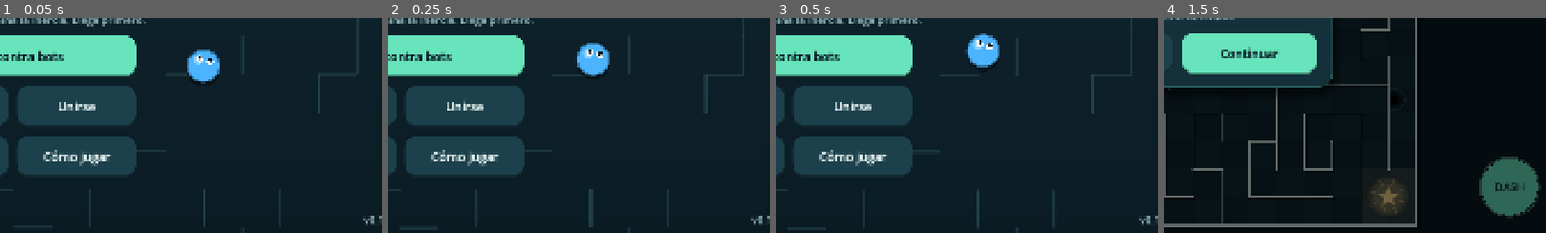
Above: before the commit, frames 1-4 (left to right).
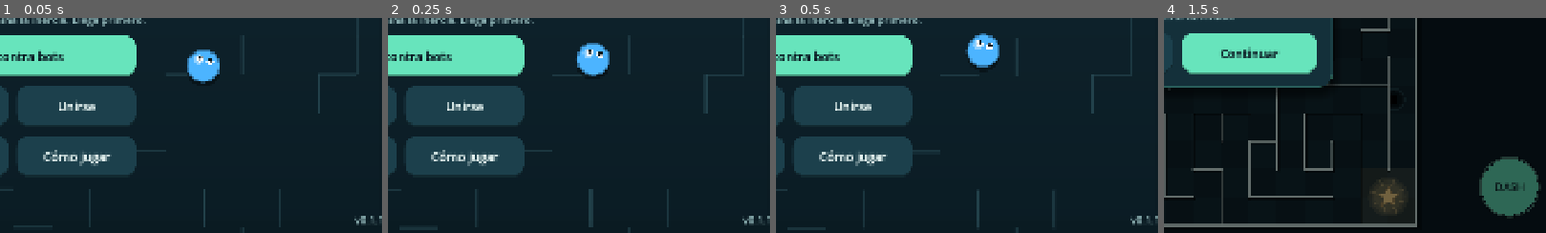
Above: after the commit, the same moments.

Repository: varinia-idk/Pistacho
Game: Godot game, scene res://scenes/main.tscn
Same seed, same stepped clock (60 frames per second), same inputs: the game is played once before the commit and once after it.
Inputs:
- Up to frame 1 (0.05 s): no input
- Up to frame 2 (0.25 s): no input
- Up to frame 3 (0.5 s): no input
- Up to frame 4 (1.5 s): click "Jugar contra bots" at 0.5 s; click "II" at 1.25 s
The pictures show only the part of the screen within x 48-98%, y 49-99%; the shares and areas given below are measured in that part.

The runs differ from the first frame. In frame 1, 0.1% of the frame differs, in the area x 92-98%, y 92-97%; in frame 2, 0.1%; in frame 3, 0.1%; in frame 4, nothing differs.

Commit message:
fix: stabilize client prediction under irregular LAN traffic

Diff:
--- a/project.godot
+++ b/project.godot
@@ -12,7 +12,7 @@
 
 config/name="Pistacho"
 config/description="Pistacho: party game 2D por inclinación para Android."
-config/version="0.1.0"
+config/version="0.1.1"
 run/main_scene="res://scenes/main.tscn"
 config/quit_on_go_back=false
 config/features=PackedStringArray("4.7", "GL Compatibility")
--- a/scripts/autoload/game.gd
+++ b/scripts/autoload/game.gd
@@ -15,6 +15,7 @@
 const Bot = preload("res://scripts/players/bot.gd")
 const TiltReader = preload("res://scripts/input/tilt_reader.gd")
 const Interp = preload("res://scripts/core/interpolation.gd")
+const InputBuffer = preload("res://scripts/core/input_buffer.gd")
 ## Un modo nuevo = una escena más aquí; las rondas alternan en este orden.
 const MODE_SCENES: Array[String] = ["res://scenes/modes/maze.tscn"]
 const COLORS: Array[Color] = [Color("ff5a36"), Color("3fa9f5"), Color("ffd60a"), Color("c56bff")]
@@ -25,7 +26,6 @@
 const ROUND_END_TIME := 3.0
 const INPUT_TIMEOUT := 0.3  ## Sin input remoto durante este tiempo, la inclinación vuelve a cero.
 const HISTORY := 256        ## Inputs predichos que recuerda un cliente (~4 s a 60 Hz).
-const CORRECTION_RATE := 12.0  ## Las correcciones de la predicción se disuelven visualmente a este ritmo.
 
 var phase := Phase.MENU
 var phase_left := 0.0
@@ -47,7 +47,7 @@
 var _clock := Interp.Clock.new()       ## Cliente: reloj del anfitrión y retardo de dibujo.
 var _tracks: Array = []                ## Cliente: Interp.Track por ranura.
 var _time_track := Interp.Track.new()  ## Cliente: tiempo del modo.
-var _last_seq: Array[int] = [0, 0, 0, 0]     ## Anfitrión: último input recibido por ranura.
+var _remote_inputs: Array = []             ## Anfitrión: un InputBuffer por ranura.
 var _seq_in_step: Array[int] = [0, 0, 0, 0]  ## Anfitrión: input usado en el paso físico en curso.
 var _seq_done: Array[int] = [0, 0, 0, 0]     ## Anfitrión: input ya reflejado en las posiciones.
 var _predicted: Player = null          ## Cliente: su propia bola, simulada al instante (net_predict).
@@ -57,6 +57,9 @@
 var _server_fields := PackedFloat32Array()  ## Cliente: último estado del anfitrión para su bola.
 var _predict_clock := 0.0
 var correction_max := 0.0              ## Diagnóstico: mayor corrección reciente de la predicción, px.
+var _commands := PackedVector3Array()
+var _dash_pending := false
+var _server_teleport := 0
 
 
 func _ready() -> void:
@@ -116,9 +119,10 @@
 	if Net.is_host():
 		action(local_slot, kind)
 	elif phase == Phase.PLAYING:
-		Net.send_action.rpc_id(1, kind)
-		if kind == Action.DASH and _predicted:
-			_predicted.dash(_predict_clock)
+		if kind == Action.DASH:
+			_dash_pending = true  # En el mismo comando/tick que la inclinación, en ambos equipos.
+		else:
+			Net.send_action.rpc_id(1, kind)
 
 
 func set_input(slot: int, value: Vector2) -> void:
@@ -126,11 +130,10 @@
 		players[slot].tilt = value.limit_length(1.0)
 
 
-func remote_input(slot: int, value: Vector2, seq: int) -> void:
-	if phase == Phase.PLAYING and seq > _last_seq[slot]:
-		set_input(slot, value)
+func remote_input(slot: int, round_id: int, first_seq: int, commands: PackedVector3Array) -> void:
+	if phase == Phase.PLAYING and round_id == round_index and slot < _remote_inputs.size():
+		_remote_inputs[slot].push(first_seq, commands)
 		_input_age[slot] = 0.0
-		_last_seq[slot] = seq
 
 
 func action(slot: int, kind: Action) -> void:
@@ -151,6 +154,11 @@
 
 
 func _start_round() -> void:
+	_remote_inputs.clear()
+	_seq_in_step.fill(0)
+	_seq_done.fill(0)
+	for slot in SLOTS:
+		_remote_inputs.append(InputBuffer.new())
 	var mode_index := round_index % MODE_SCENES.size()
 	var seed_value := _rng.randi()
 	var cfg := Config.snapshot()
@@ -230,7 +238,6 @@
 func _play_step(delta: float) -> void:
 	# Las posiciones que se envían al final de este tick son del paso anterior: su input es _seq_in_step.
 	_seq_done = _seq_in_step.duplicate()
-	_seq_in_step = _last_seq.duplicate()
 	if local_slot >= 0:
 		set_input(local_slot, tilt.value)
 		if tilt.consume_dash():
@@ -238,8 +245,14 @@
 	for slot in SLOTS:
 		if Net.is_remote_human(slot):
 			_input_age[slot] += delta
+			var buffer: InputBuffer = _remote_inputs[slot]
+			var command := buffer.advance()
+			set_input(slot, Vector2(command.x, command.y))
+			_seq_in_step[slot] = buffer.sequence
 			if _input_age[slot] > INPUT_TIMEOUT:
 				players[slot].tilt = Vector2.ZERO
+			elif command.z > 0.5:
+				action(slot, Action.DASH)
 	for slot: int in bots:
 		bots[slot].think(mode, players[slot], delta)
 	mode.physics_step(delta)
@@ -273,15 +286,15 @@
 	phase_changed.emit(phase)
 
 
-## [reloj de simulación, tiempo del modo] y, por ranura, slot + PlayerView.STATE_FIELDS valores.
+## [reloj de simulación, tiempo del modo, ronda] y, por ranura, slot + PlayerView.STATE_FIELDS valores.
 func _pack_state() -> PackedFloat32Array:
-	var data := PackedFloat32Array([_sim_clock, mode.time])
+	var data := PackedFloat32Array([_sim_clock, mode.time, round_index])
 	for player in players:
 		var view := player.view
 		data.append_array([player.slot, player.position.x, player.position.y, player.radius,
 			PlayerView.FLAG_SHIELD if view.invulnerable else 0,
 			player.linear_velocity.x, player.linear_velocity.y, view.falling, view.dash_ready, view.boost,
-			_seq_done[player.slot]])
+			_seq_done[player.slot], player.teleport_id])
 	return data
 
 
@@ -326,7 +339,6 @@
 			_predicted.setup(slot, COLORS[slot], true, cfg)
 			_predicted.position = spawns[slot]  # Aún fuera del espacio físico.
 			mode.add_child(_predicted)
-			_predicted.view.physics_interpolation_mode = Node.PHYSICS_INTERPOLATION_MODE_OFF
 			views.append(_predicted.view)
 			continue
 		var view := PlayerView.new()
@@ -338,7 +350,12 @@
 		mode.add_child(view)
 		views.append(view)
 	_history.clear()
-	_reconciled = _input_seq
+	_input_seq = 0
+	_reconciled = 0
+	_predict_clock = 0.0
+	_commands.clear()
+	_dash_pending = false
+	_server_teleport = 0
 	_server_fields = PackedFloat32Array()
 	_clock.reset()
 	_time_track = Interp.Track.new()
@@ -368,14 +385,16 @@
 
 func apply_state(data: PackedFloat32Array) -> void:
 	var stride := 1 + PlayerView.STATE_FIELDS
-	if Net.is_host() or mode == null or _tracks.size() < SLOTS or data.size() < 2 + SLOTS * stride:
+	if Net.is_host() or mode == null or _tracks.size() < SLOTS or data.size() != 3 + SLOTS * stride:
+		return
+	if int(data[2]) != round_index or (not _time_track.is_empty() and data[0] <= _time_track.newest()):
 		return
 	var server_time := data[0]
 	_clock.observe(server_time, Time.get_ticks_usec() / 1e6, 1.0 / mode.cfg["net_state_hz"],
 		Config.value("net_delay_min"), Config.value("net_delay_max"))
 	_time_track.push(server_time, PackedFloat32Array([data[1]]))
 	for i in SLOTS:
-		var base := 2 + i * stride
+		var base := 3 + i * stride
 		var slot := int(data[base])
 		if slot < 0 or slot >= SLOTS:
 			continue
@@ -394,6 +413,12 @@
 	var server_velocity := Vector2(fields[4], fields[5])
 	var falling := fields[6] > 0.0
 	_predicted.hold(falling)
+	if int(fields[10]) != _server_teleport:
+		_server_teleport = int(fields[10])
+		_predicted.teleport(server_position)
+		_history.clear()
+		_reconciled = int(fields[9])
+		return
 	if falling:
 		_history.clear()
 		return
@@ -418,11 +443,6 @@
 		return
 	_predicted.correct(error, velocity_error)
 	correction_max = maxf(correction_max, error.length())
-	if error.length() <= _predicted.radius * 4.0:
-		_predicted.view.position -= error  # Se ve donde estaba y converge suave.
-	else:
-		_predicted.view.position = Vector2.ZERO
-		_history.clear()
 
 
 ## Cliente: todo se dibuja en el mismo instante pasado del anfitrión, entre dos estados conocidos.
@@ -436,7 +456,6 @@
 			views[slot].apply_fields(_tracks[slot].sample(moment))
 	if _predicted:
 		var view := _predicted.view
-		view.position = view.position.lerp(Vector2.ZERO, 1.0 - exp(-CORRECTION_RATE * delta))
 		if not _server_fields.is_empty():
 			# Caídas y escudo los decide el anfitrión.
 			view.falling = _server_fields[6]
@@ -458,13 +477,18 @@
 		_history[_input_seq] = PackedVector2Array([_predicted.predicted_position(), _predicted.predicted_velocity()])
 		_history.erase(_input_seq - HISTORY)
 	_input_seq += 1
-	Net.send_input.rpc_id(1, tilt.value, _input_seq)
+	var dash := tilt.consume_dash() or _dash_pending
+	_dash_pending = false
+	_commands.append(Vector3(tilt.value.x, tilt.value.y, 1.0 if dash else 0.0))
+	if _commands.size() > InputBuffer.REDUNDANCY:
+		_commands.remove_at(0)
+	Net.send_input.rpc_id(1, round_index, _input_seq - _commands.size() + 1, _commands)
 	if _predicted:
 		_predict_clock += delta
 		_predicted.tilt = tilt.value
+		if dash:
+			_predicted.dash(_predict_clock)
 		_predicted.step(_predict_clock)
-	if tilt.consume_dash():
-		request_action(Action.DASH)
 
 
 func _unhandled_input(event: InputEvent) -> void:
--- a/scripts/autoload/net.gd
+++ b/scripts/autoload/net.gd
@@ -1,6 +1,6 @@
 extends Node
 ## Red LAN: ENet y RPCs manuales en este autoload, con la misma ruta en todos los peers.
-## Canales: 0 = eventos y acciones (fiables), 1 = input, 2 = estado. Van separados porque ENet
+## Canales: 0 = eventos (fiables), 1 = comandos de inclinación/dash, 2 = estado. Van separados porque ENet
 ## retiene en un canal todo lo posterior a un paquete fiable perdido: un evento no debe frenar el estado.
 
 signal roster_changed
@@ -9,7 +9,7 @@
 
 const PORT := 7777
 const MAX_CLIENTS := 3
-const PROTOCOL := 1             ## Subir si cambia el formato de los mensajes.
+const PROTOCOL := 2             ## Comandos por tick con redundancia y estado identificado por ronda/reaparición.
 const PEER_TIMEOUT_MIN_MS := 4000
 const PEER_TIMEOUT_MAX_MS := 8000  ## Un teléfono que deja de responder pasa a bot como mucho tras este tiempo.
 const THROTTLE_INTERVAL_MS := 5000  ## Valor por defecto de ENet; con aceleración y deceleración 0 no cambia.
@@ -151,12 +151,12 @@
 
 # --- RPCs (spec §6) ---
 
-## seq numera los inputs del cliente: el anfitrión lo devuelve en el estado para la predicción.
+## Comandos recientes: inclinación XY y dash Z. Un comando se ejecuta una sola vez.
 @rpc("any_peer", "call_remote", "unreliable_ordered", 1)
-func send_input(tilt: Vector2, seq: int) -> void:
+func send_input(round_id: int, first_seq: int, commands: PackedVector3Array) -> void:
 	var slot := _sender_slot()
-	if slot > 0 and tilt.is_finite():
-		Game.remote_input(slot, tilt.limit_length(1.0), seq)
+	if slot > 0:
+		Game.remote_input(slot, round_id, first_seq, commands)
 
 
 @rpc("any_peer", "call_remote", "reliable", 0)
@@ -227,7 +227,7 @@
 
 
 ## Tiempo de espera corto y sin el throttle de ENet, que descarta paquetes no fiables cuando la
-## latencia sube (Wi-Fi con altibajos): el estado pesa ~5 KB/s y perderlo se ve a saltos.
+## latencia sube (Wi-Fi con altibajos): el estado pesa ~13 KB/s y perderlo se ve a saltos.
 func _tune_peer(packet_peer: ENetPacketPeer) -> void:
 	packet_peer.set_timeout(0, PEER_TIMEOUT_MIN_MS, PEER_TIMEOUT_MAX_MS)
 	packet_peer.throttle_configure(THROTTLE_INTERVAL_MS, 0, 0)
--- /dev/null
+++ b/scripts/core/input_buffer.gd
@@ -0,0 +1,39 @@
+extends RefCounted
+## Un comando por paso físico, aunque varios paquetes lleguen juntos o se pierdan.
+## Las copias de comandos recientes recuperan pérdidas sin ejecutar dos veces un dash.
+
+const START_BUFFER := 3
+const REDUNDANCY := 16
+const MAX_AHEAD := 256
+
+var sequence := 0
+var latest := 0
+var first := 0
+var started := false
+var _pending: Dictionary[int, Vector3] = {}
+var _held := Vector3.ZERO
+
+func push(first_sequence: int, commands: PackedVector3Array) -> void:
+	if first_sequence < 1 or commands.is_empty() or commands.size() > REDUNDANCY:
+		return
+	for i in commands.size():
+		var seq := first_sequence + i
+		var command := commands[i]
+		if seq <= sequence or seq > sequence + MAX_AHEAD or not command.is_finite():
+			continue
+		_pending[seq] = command
+		latest = maxi(latest, seq)
+		first = seq if first == 0 else mini(first, seq)
+
+func advance() -> Vector3:
+	if not started:
+		if first == 0 or latest - first < START_BUFFER:
+			return Vector3.ZERO
+		sequence = first - 1
+		started = true
+	sequence += 1
+	# Si falta un comando, mantener la inclinación, pero nunca repetir la acción.
+	var command: Vector3 = _pending.get(sequence, _held)
+	_pending.erase(sequence)
+	_held = Vector3(command.x, command.y, 0.0)
+	return command
--- a/scripts/core/interpolation.gd
+++ b/scripts/core/interpolation.gd
@@ -100,7 +100,10 @@
 		var a := frames[i]
 		var b := frames[i + 1]
 		var t := (time - times[i]) / (times[i + 1] - times[i])
-		if a.size() > 1 and Vector2(a[0], a[1]).distance_to(Vector2(b[0], b[1])) > snap_distance:
+		# El estado de red identifica reapariciones. Un hueco de Wi-Fi o un dash largo no son un teletransporte.
+		var teleport := int(a[10]) != int(b[10]) if a.size() > 10 else (
+			a.size() > 1 and Vector2(a[0], a[1]).distance_to(Vector2(b[0], b[1])) > snap_distance)
+		if teleport:
 			return b if t >= 0.5 else a
 		var result := PackedFloat32Array()
 		result.resize(a.size())
--- a/scripts/players/player.gd
+++ b/scripts/players/player.gd
@@ -12,6 +12,7 @@
 const LAYER_WALLS := 1
 const LAYER_PLAYERS := 2
 const LAYER_GHOST := 4
+const CORRECTION_RATE := 12.0
 
 var slot := 0
 var is_bot := false
@@ -25,6 +26,7 @@
 var fall_until := 0.0
 var respawn_at := Vector2.ZERO
 var ghost := false
+var teleport_id := 0
 var view: PlayerView
 ## Parámetros de física: Config en vivo (anfitrión) o la cfg de la ronda (predicción en cliente).
 var params: Dictionary[String, float]
@@ -145,6 +147,8 @@
 func teleport(target: Vector2) -> void:
 	_teleport = true
 	_teleport_to = target
+	_correction = Vector2.ZERO
+	_velocity_correction = Vector2.ZERO
 
 
 ## Predicción: desplaza posición y velocidad hacia el estado del anfitrión (se aplica en _integrate_forces).
@@ -160,11 +164,11 @@
 
 ## Posición y velocidad tras aplicar las correcciones pendientes.
 func predicted_position() -> Vector2:
-	return position + _correction
+	return (_teleport_to if _teleport else position) + _correction
 
 
 func predicted_velocity() -> Vector2:
-	return linear_velocity + _velocity_correction
+	return (Vector2.ZERO if _teleport else linear_velocity) + _velocity_correction
 
 
 ## Fantasma: sin choques con otros jugadores mientras dura la invulnerabilidad.
@@ -186,17 +190,27 @@
 
 func _integrate_forces(body: PhysicsDirectBodyState2D) -> void:
 	if _teleport:
-		body.transform = Transform2D(0.0, _teleport_to)
-		body.linear_velocity = Vector2.ZERO
+		# Puede llegar otro estado entre el aviso de reaparición y este paso físico.
+		body.transform = Transform2D(0.0, _teleport_to + _correction)
+		body.linear_velocity = _velocity_correction
 		_teleport = false
+		teleport_id += 1
+		_correction = Vector2.ZERO
+		_velocity_correction = Vector2.ZERO
+		view.position = Vector2.ZERO
 		_last_velocity = Vector2.ZERO
 		reset_physics_interpolation.call_deferred()
 		return
 	if _correction != Vector2.ZERO or _velocity_correction != Vector2.ZERO:
 		body.transform = Transform2D(0.0, body.transform.origin + _correction)
 		body.linear_velocity += _velocity_correction
+		# Compensar la imagen en el MISMO paso que desplaza el cuerpo, nunca al recibir el RPC.
+		view.position -= _correction
 		_correction = Vector2.ZERO
 		_velocity_correction = Vector2.ZERO
+	# Solo cambiar transformaciones en pasos físicos: Godot interpola cuerpo y dibujo juntos.
+	var visual_step := -view.position * (1.0 - exp(-CORRECTION_RATE * body.step))
+	view.position += visual_step.limit_length(params["max_speed"] * 0.5 * body.step)
 	if _hold:
 		body.linear_velocity = Vector2.ZERO
 	if _speed_cap > 0.0 and body.linear_velocity.length() > _speed_cap:
--- a/scripts/players/player_view.gd
+++ b/scripts/players/player_view.gd
@@ -3,7 +3,7 @@
 ## en los clientes es independiente y Game la coloca con la interpolación por instantáneas.
 
 ## Campos por jugador en el paquete de estado, tras la ranura (ver Game._pack_state).
-const STATE_FIELDS := 10
+const STATE_FIELDS := 11
 const FLAG_SHIELD := 1
 
 var color := Color.WHITE
@@ -22,7 +22,7 @@
 	physics_interpolation_mode = Node.PHYSICS_INTERPOLATION_MODE_OFF
 
 
-## fields: x, y, radio, flags, vx, vy, caída, recarga dash, impulso dash, último input aplicado.
+## fields: x, y, radio, flags, vx, vy, caída, recarga dash, impulso dash, input aplicado, reaparición.
 func apply_fields(fields: PackedFloat32Array) -> void:
 	position = Vector2(fields[0], fields[1])
 	radius = fields[2]
--- a/scripts/ui/style.gd
+++ b/scripts/ui/style.gd
@@ -15,7 +15,7 @@
 const MUTED := Color("8fb3b5")
 const INK := Color("0b1c24")
 const WARN := Color("ff9a5c")
-const VERSION := "v0.1"
+const VERSION := "v0.1.1"
 
 
 static func build_theme() -> Theme:
--- a/tests/sim_lan.gd
+++ b/tests/sim_lan.gd
@@ -32,7 +32,9 @@
 	if role == "host":
 		expected = int(args[1])
 		Config.set_value("rounds", 1)
-		Net.host()
+		if Net.host() != OK:
+			get_tree().quit(1)
+			return
 		Game.to_lobby()
 		Net.roster_changed.connect(_on_roster)
 	else:
--- /dev/null
+++ b/tests/sim_net_motion.gd
@@ -0,0 +1,118 @@
+extends Node
+## Movimiento continuo en espacio libre: ejercita la reconciliación real, no solo el reloj de dibujo.
+
+var role := ""
+var elapsed := 0.0
+var jumps := 0
+var max_step := 0.0
+var max_correction := 0.0
+var previous := Vector2.ZERO
+var started := false
+var direction := 0
+var sampled := false
+var final_position := Vector2.ZERO
+var scenario := "free"
+var dash_count := 0
+var teleport_count := 0
+var last_teleport := 0
+var triggered := false
+var requested_dash := false
+var final_dashes := 0
+var final_teleports := 0
+
+func _ready() -> void:
+	role = OS.get_cmdline_user_args()[0]
+	scenario = OS.get_cmdline_user_args()[1]
+	Config.reset()
+	Config.set_value("rounds", 1)
+	Game.world = Node2D.new()
+	add_child(Game.world)
+	Game.round_started.connect(_prepare)
+	Game.phase_changed.connect(_phase)
+	Game._rng.seed = 1234
+	if role == "host":
+		if Net.host() != OK:
+			get_tree().quit(1)
+			return
+		Game.to_lobby()
+		Net.roster_changed.connect(func() -> void:
+			if Game.phase == Game.Phase.LOBBY and Net.slot_peers[1] > 1:
+				Game.start_match())
+	else:
+		var peer := ENetMultiplayerPeer.new()
+		peer.create_client("127.0.0.1", 17777)
+		multiplayer.multiplayer_peer = peer
+		Net.online = true
+		Net.slot_peers = [0, 0, 0, 0]
+
+func _prepare() -> void:
+	# Quitar paredes/agujeros/bots aísla las correcciones espurias de los choques y las caídas.
+	if scenario != "walls":
+		Game.mode.get_node("Walls").collision_layer = 0
+	Game.mode.hole_centers.clear()
+	Game.mode.goal_point = Vector2(100000, 100000)
+	Game.mode.get_node("Effects").hide()
+	Game.bots.clear()
+	for player in Game.players:
+		player.collision_mask = 1 if scenario == "walls" else 0
+	var body = Game.players[1] if role == "host" else Game._predicted
+	body.dashed.connect(func() -> void: dash_count += 1)
+
+func _phase(phase: Game.Phase) -> void:
+	if phase == Game.Phase.PLAYING:
+		started = true
+		previous = Game.views[1].global_position
+
+func _physics_process(delta: float) -> void:
+	if not started:
+		return
+	elapsed += delta
+	if role == "host" and elapsed >= 4.0 and not triggered:
+		triggered = true
+		if scenario == "contact":
+			Game.players[1].apply_central_impulse(Vector2(250.0, 0.0))
+		elif scenario == "respawn":
+			Game.players[1].start_fall(Game.mode.time, Vector2(200, 35))
+	if elapsed >= 15.0 and not sampled:
+		sampled = true
+		final_position = Game.views[1].global_position
+		final_dashes = dash_count
+		final_teleports = Game.players[1].teleport_id if role == "host" else teleport_count
+		if role == "host":
+			print("MOTION host_final=%.3f,%.3f" % [final_position.x, final_position.y])
+	if role == "client":
+		if scenario == "walls" and elapsed >= 2.0 and not requested_dash:
+			Game.request_action(Game.Action.DASH)
+			requested_dash = true
+		var next_direction := 1 if int(elapsed / 1.5) % 2 == 0 else -1
+		if elapsed > 12.0:
+			next_direction = 0
+		if next_direction != direction:
+			for code in [KEY_RIGHT, KEY_LEFT]:
+				var key := InputEventKey.new()
+				key.physical_keycode = code
+				key.pressed = (code == KEY_RIGHT and next_direction == 1) or (code == KEY_LEFT and next_direction == -1)
+				Input.parse_input_event(key)
+			direction = next_direction
+	if elapsed >= (18.0 if role == "host" else 16.0):
+		if role == "client":
+			print("MOTION jumps=%d max_step=%.2f correction=%.2f final=%.3f,%.3f" % [jumps, max_step, max_correction, final_position.x, final_position.y])
+		print("MOTION %s dashes=%d teleports=%d" % [role, final_dashes, final_teleports])
+		get_tree().quit()
+
+func _process(delta: float) -> void:
+	if not started or role != "client":
+		return
+	var current: Vector2 = Game.views[1].global_position
+	var step := current.distance_to(previous)
+	var epoch: int = Game._predicted.teleport_id
+	if epoch != last_teleport:
+		teleport_count += 1
+		last_teleport = epoch
+	elif elapsed > 0.5:
+		max_step = maxf(max_step, step)
+		var speed_limit := 930.0 if scenario == "walls" else 380.0
+		if step > speed_limit * maxf(delta, 1.0 / 60.0) + 6.0:
+			jumps += 1
+	max_correction = maxf(max_correction, Game.correction_max)
+	previous = current
--- /dev/null
+++ b/tests/sim_net_motion.tscn
@@ -0,0 +1,6 @@
+[gd_scene load_steps=2 format=3]
+
+[ext_resource type="Script" path="res://tests/sim_net_motion.gd" id="1"]
+
+[node name="SimNetMotion" type="Node"]
+script = ExtResource("1")
--- /dev/null
+++ b/tests/test_input_buffer.gd
@@ -0,0 +1,30 @@
+extends SceneTree
+
+const Buffer = preload("res://scripts/core/input_buffer.gd")
+var failures := 0
+
+func _init() -> void:
+	var buffer := Buffer.new()
+	var commands := PackedVector3Array([
+		Vector3(1, 0, 0), Vector3(0, 1, 1), Vector3(-1, 0, 0), Vector3(0, -1, 0)])
+	buffer.push(1, commands.slice(0, 2))
+	check(buffer.advance() == Vector3.ZERO and buffer.sequence == 0, "esperar margen inicial")
+	# Otro paquete trae copias redundantes de los comandos cuyo primer envío se perdió.
+	buffer.push(1, commands)
+	for i in commands.size():
+		check(buffer.advance() == commands[i] and buffer.sequence == i + 1, "un comando por tick %d" % i)
+		buffer.push(1, commands)  # Retransmitir no debe repetir ni la inclinación ni el dash.
+	check(buffer.advance() == Vector3(0, -1, 0) and buffer.sequence == 5, "pérdida: mantener inclinación sin acción")
+	buffer.push(5, PackedVector3Array([Vector3(1, 1, 1)]))
+	check(buffer.advance() == Vector3(0, -1, 0), "descartar comando tardío ya simulado")
+	buffer.push(7, PackedVector3Array([Vector3(0.5, 0, 0)]))
+	check(buffer.advance() == Vector3(0.5, 0, 0), "recuperar tras pérdida")
+	buffer.push(10000, commands)
+	check(buffer.latest == 7, "limitar horizonte de cola")
+	print("test_input_buffer: %d fallos" % failures)
+	quit(1 if failures else 0)
+
+func check(condition: bool, message: String) -> void:
+	if not condition:
+		failures += 1
+		printerr(message)
--- a/tests/test_interp.gd
+++ b/tests/test_interp.gd
@@ -37,6 +37,7 @@
 				failures += 1
 				printerr("instantáneas (%s, %d fps): demasiado irregular o retrasado" % [net[0], fps])
 	failures += _check_teleport()
+	failures += _check_network_gap()
 	print("test_interp: %d fallos" % failures)
 	quit(1 if failures else 0)
 
@@ -130,3 +131,18 @@
 		printerr("teletransporte interpolado: x=%.0f" % middle)
 		return 1
 	return 0
+
+
+func _check_network_gap() -> int:
+	var track := Interp.Track.new()
+	track.snap_distance = 80.0
+	track.push(0.0, PackedFloat32Array([0, 0, 20, 0, 500, 0, 0, 1, 0, 0, 0]))
+	track.push(0.3, PackedFloat32Array([150, 0, 20, 0, 500, 0, 0, 1, 0, 18, 0]))
+	if not is_equal_approx(track.sample(0.15)[0], 75.0):
+		printerr("un hueco de red se interpretó como teletransporte")
+		return 1
+	track.push(0.4, PackedFloat32Array([170, 0, 20, 0, 0, 0, 0, 1, 0, 24, 1]))
+	if not is_equal_approx(track.sample(0.32)[0], 150.0):
+		printerr("una reaparición corta se interpoló")
+		return 1
+	return 0
Not shown, changed: export_presets.cfg
Not shown, added: scripts/core/input_buffer.gd.uid
Not shown, added: tests/sim_net_motion.gd.uid
Not shown, added: tests/test_input_buffer.gd.uid
Not shown, changed: DESIGN.md
